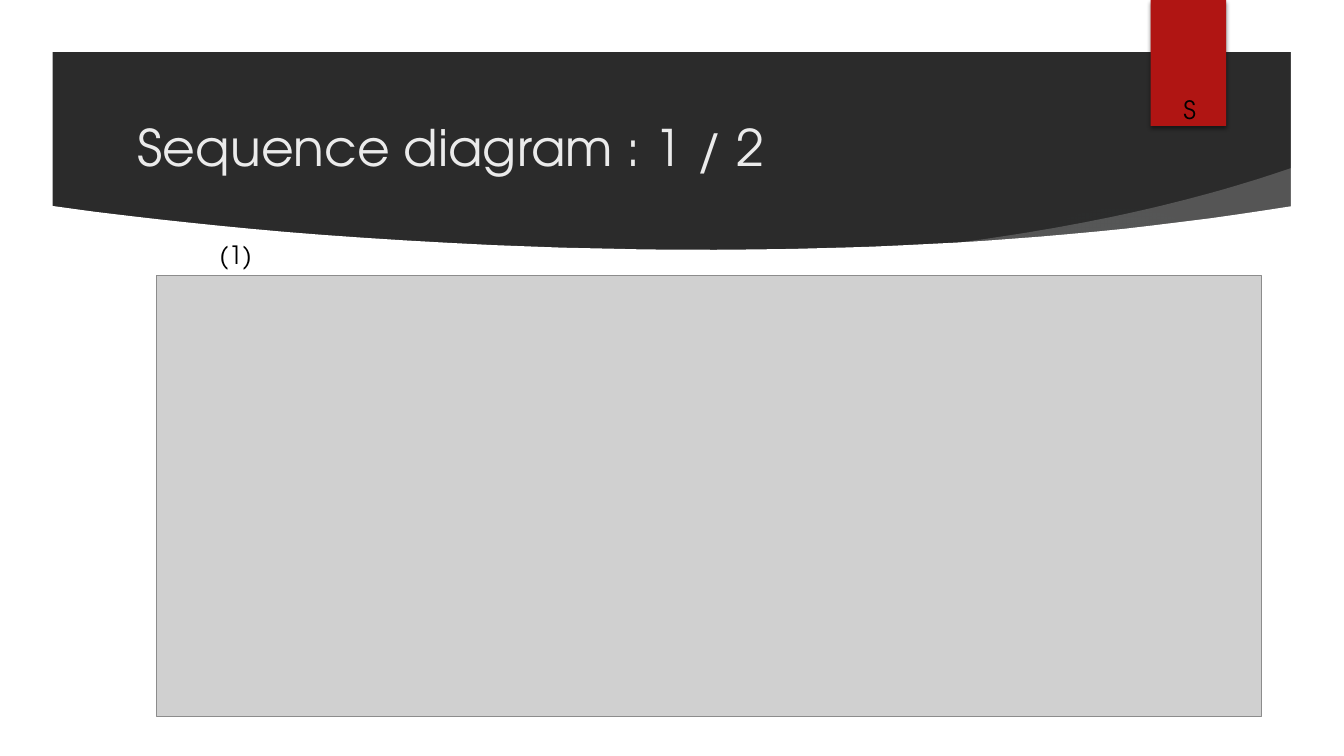
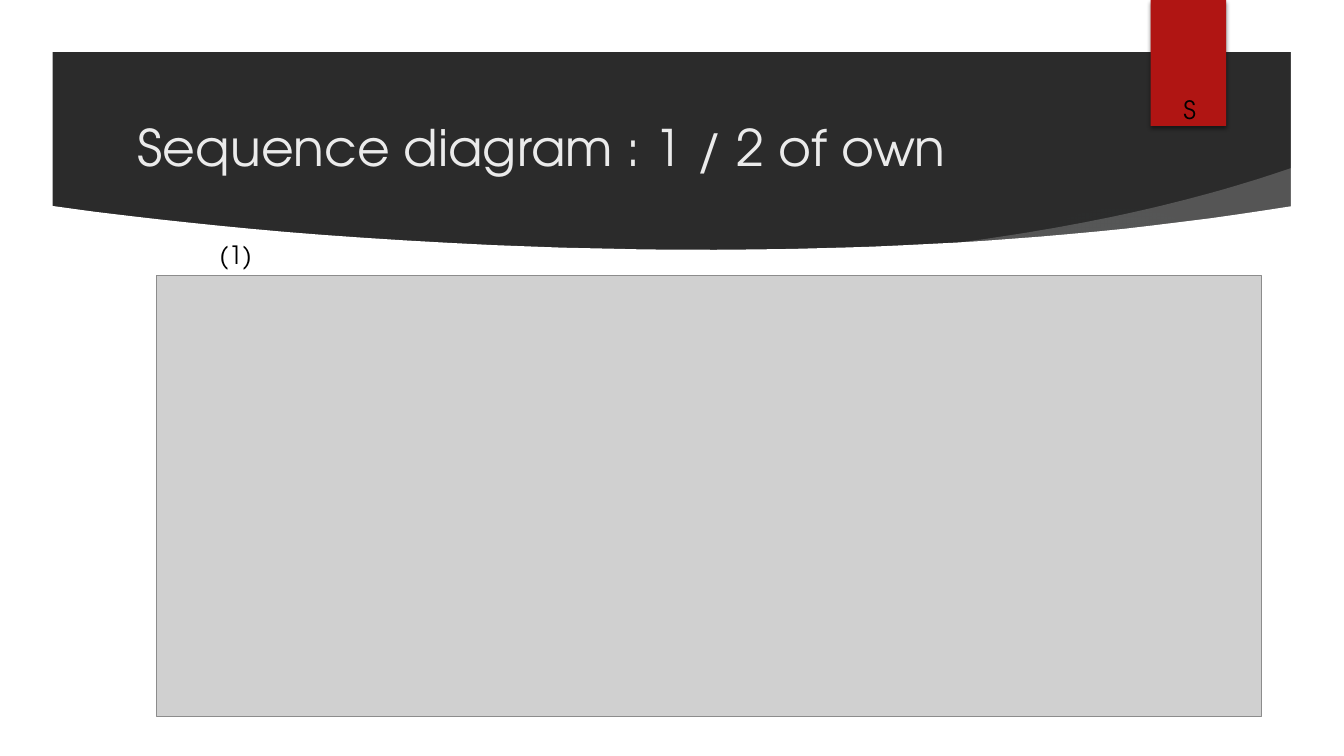
Before and after one commit to simondifalco13/ASP_Project_2021, a slide deck: slide 12 of commun/Réunion 10/PPDiFalcoHuygebaert.pptx. Drawn at 1344x756 pixels with LibreOffice and Linux fonts; fonts in the diff are those of the drawing; grey boxes stand for pictures; background and template pictures are left out; a plain dark background stands for a picture behind light text. Boxes give left, top, right and bottom in pixels: in the first picture for what was removed or moved away, otherwise in the second. Text is boxed around its words. In the diff, an @@ line names an element or a change of style, - is before the commit and + after.

```diff
--- a/commun/Réunion 10/PPDiFalcoHuygebaert.pptx
+++ b/commun/Réunion 10/PPDiFalcoHuygebaert.pptx
@@ title at (137,128,946,177): text changed @@
-Sequence diagram : 1 / 2
+Sequence diagram : 1 / 2 of own
```
Also in this commit, not shown: 1 other slide changed, 7 other files.
